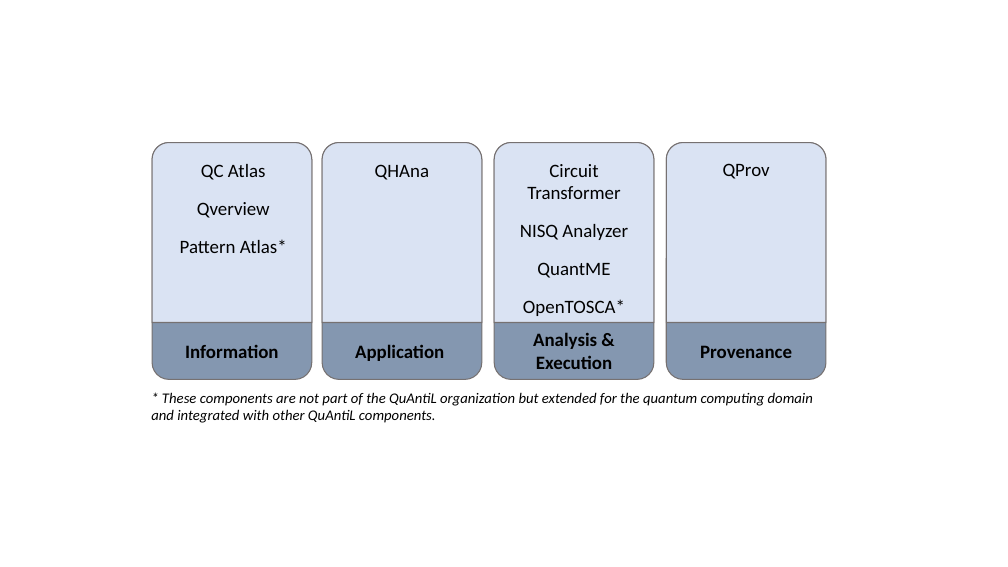
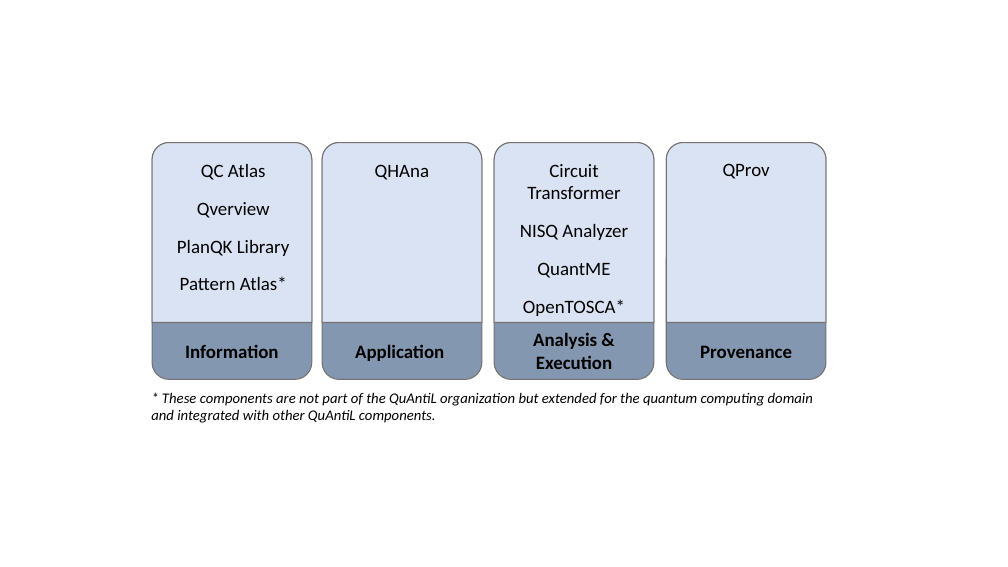
Before and after one commit to UST-QuAntiL/quantil-docs, a slide deck: slide 1 of docs/images/overview-quantil.pptx. Drawn at 1008x567 pixels with LibreOffice and Linux fonts; fonts in the diff are those of the drawing. Boxes give left, top, right and bottom in pixels: in the first picture for what was removed or moved away, otherwise in the second. Text is boxed around its words. In the diff, an @@ line names an element or a change of style, - is before the commit and + after.

```diff
--- a/docs/images/overview-quantil.pptx
+++ b/docs/images/overview-quantil.pptx
@@ text at (177, 240, 290, 256): paragraph added @@
+PlanQK Library
```
Also in this commit, not shown: 19 other files.
